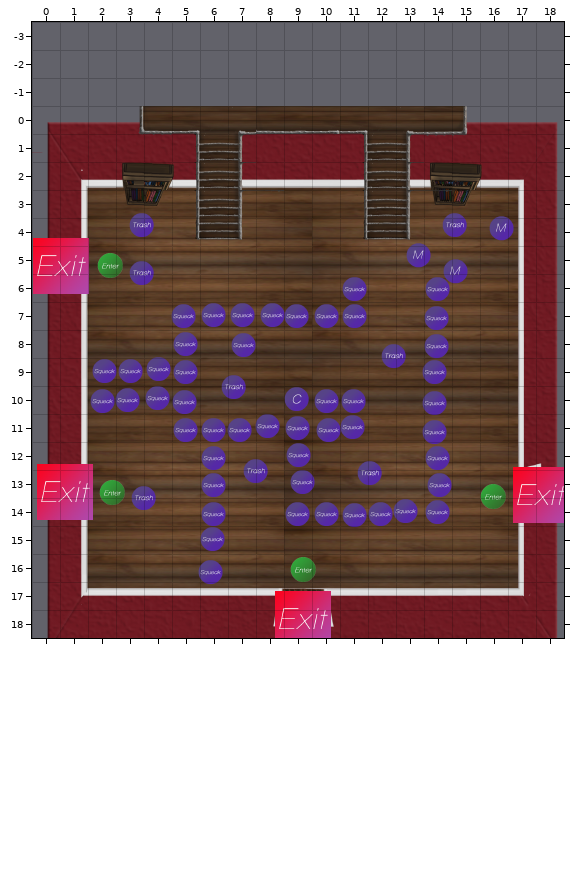
A Tiled map gets an edit: Tiled Maps/Foyer_Dirty.tmx. This is how it looked before the edit.
Cells are 100x100 px. Shown: x 0..18, y -3..18.
Once edited:
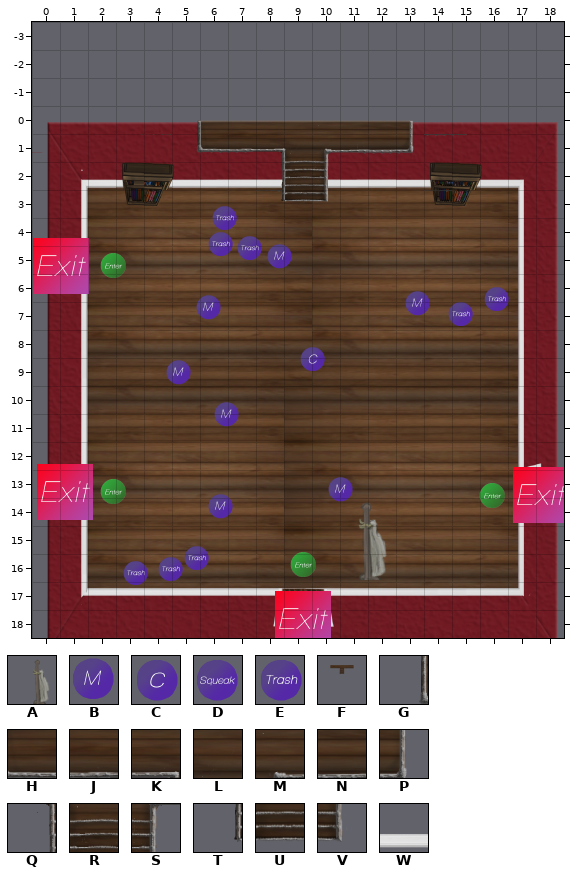
Key: from "coat_rack": A 0; from "enemy_sheet_100x100tiles": B 0, C 1, D 2, E 3; from "foyer_stairs_sheet": F 0, G 48, H 49, J 50, K 51, L 52, M 53, N 55, P 56, Q 66, R 67, S 68, T 81, U 82, V 83; from "wall_bottom_moulding_sheet": W 38.
_ is an empty cell, . an unchanged one.
Objects are placed by their top-left corner, in cells (3,4 is the top-left corner of cell 3,4); size is 1x1 cell unless given.
Change:
--- layer "Decor"
@@ x 13..13 @@
- 2 W
+ 2 _
--- layer "Doors"
@@ x 3..15 @@
- 0 GHKLMHJKKLMNP
- 1 ..QRS...QRS..
- 2 ..QRS...QRS..
- 3 ..QRS...QRS..
- 4 ..TUV...TUV..
+ 0 _____________
+ 1 ..___...___..
+ 2 ..___...___..
+ 3 ..___...___..
+ 4 ..___...___..
--- layer "Cats"
+C at 9.5,8.5
-C at 8.9,10
--- layer "Mice"
+B at 8.3,4.9
+B at 13.3,6.6
+B at 5.8,6.7
+B at 4.7,9
+B at 6.5,10.5
+B at 10.5,13.2
+B at 6.3,13.8
-B at 16.3,3.9
-B at 13.3,4.8
-B at 14.7,5.4
--- layer "Trash"
+E at 6.3,3.5
+E at 6.2,4.4
+E at 7.3,4.6
+E at 16.1,6.4
+E at 14.8,6.9
+E at 5.3,15.7
+E at 4.4,16
+E at 3.2,16.2
-E at 3.4,3.7
-E at 14.6,3.8
-E at 3.4,5.5
-E at 12.4,8.4
-E at 6.7,9.5
-E at 7.5,12.5
-E at 11.5,12.6
-E at 3.5,13.5
--- layer "SqueakBoard"
-D at 11,6
-D at 14,6
-D at 6,7
-D at 7,7
-D at 8.1,7
-D at 10,7
-D at 9,7
-D at 11,7
-D at 4.9,7
-D at 14,7.1
-D at 5,8
-D at 7.1,8
-D at 13.9,8.1
-D at 4,8.9
-D at 2.1,9
-D at 3,9
-D at 13.9,9
-D at 5,9
-D at 4,9.9
-D at 2.9,10
-D at 2,10
-D at 10,10
-D at 11,10
-D at 5,10.1
-D at 13.9,10.1
-D at 7.9,10.9
-D at 11,11
-D at 9,11
-D at 6.9,11.1
-D at 10.1,11.1
-D at 5,11.1
-D at 6,11.1
-D at 13.9,11.1
-D at 9.1,12
-D at 14,12.1
-D at 6,12.1
-D at 9.2,12.9
-D at 14.1,13
-D at 6,13
-D at 12.9,14
-D at 14,14
-D at 10,14.1
-D at 9,14.1
-D at 6,14.1
-D at 12,14.1
-D at 11,14.1
-D at 6,15
-D at 5.9,16.1
--- layer "Furniture" (added)
+F at 2.1,-2.4 size 15.4x15.4
+A at 10.1,13.9 size 3x3
Where, in picture pixels (left, top, right, bottom), the same in both pictures:
changed: (90, 106, 514, 585)
